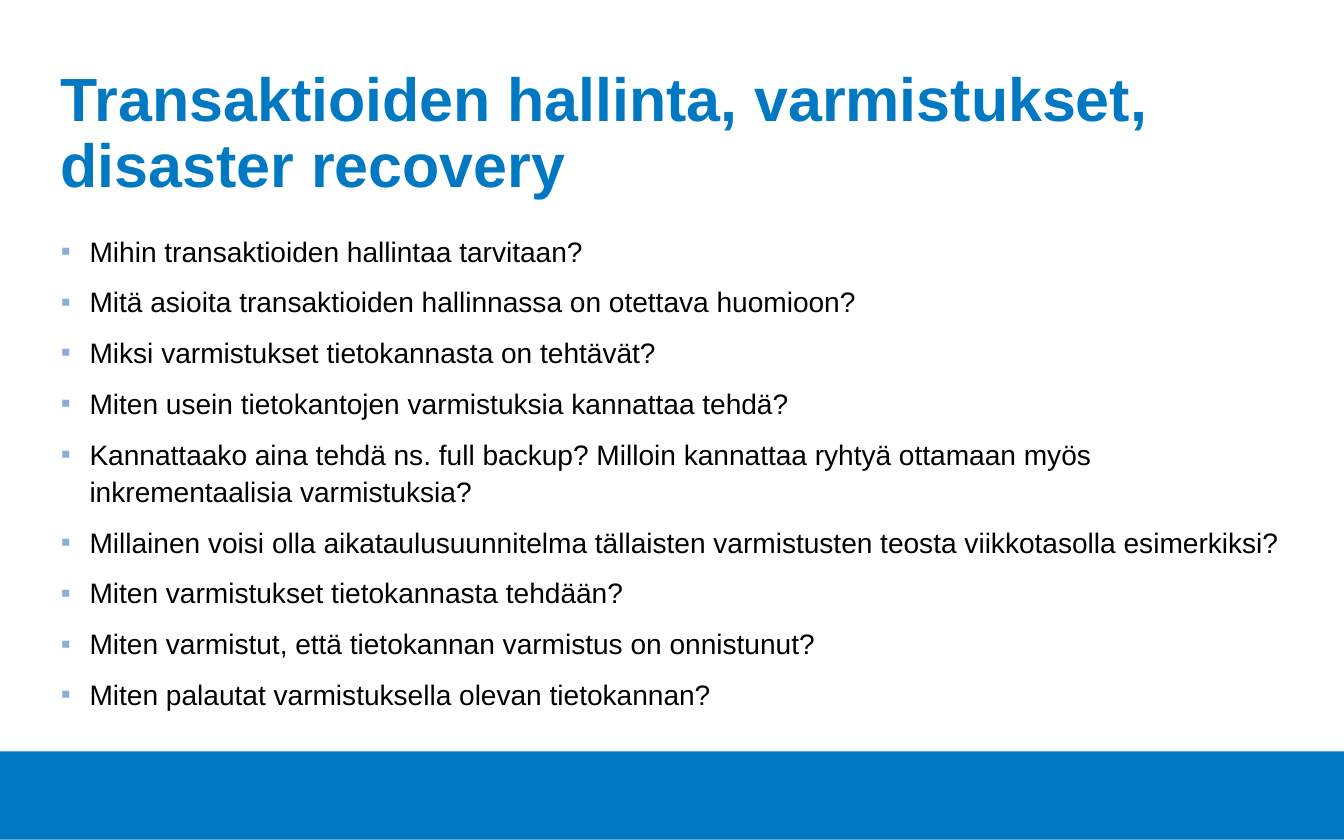
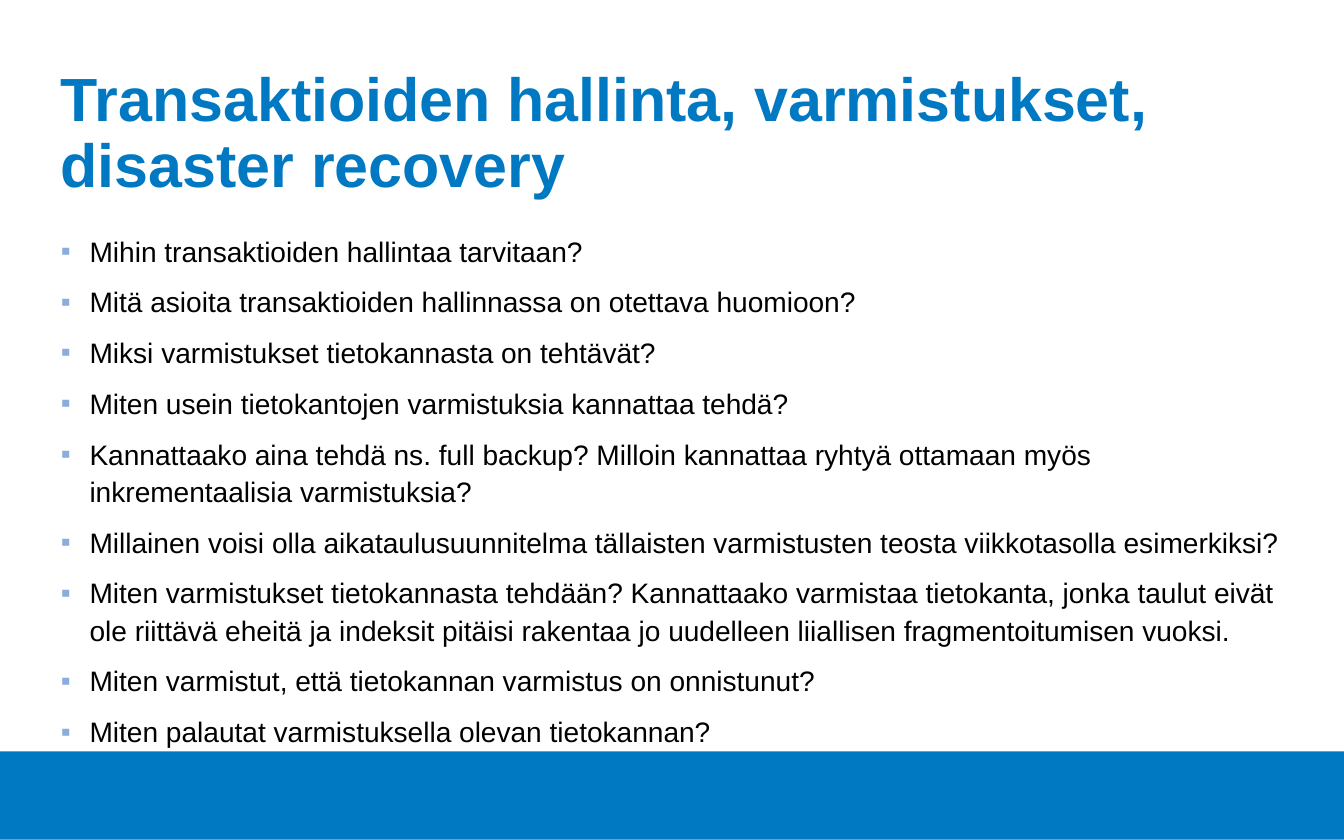
Before and after one commit to Tietokantahallinta/Tietokantahallinta.github.io, a slide deck: slide 2 of luennot/viikko04/Luentokalvot_04.odp. Drawn at 1344x840 pixels with LibreOffice and Linux fonts; fonts in the diff are those of the drawing; background and template pictures are left out. Boxes give left, top, right and bottom in pixels: in the first picture for what was removed or moved away, otherwise in the second. Text is boxed around its words. In the diff, an @@ line names an element or a change of style, - is before the commit and + after.

```diff
--- a/luennot/viikko04/Luentokalvot_04.odp
+++ b/luennot/viikko04/Luentokalvot_04.odp
@@ text at box(90, 582, 1273, 646): text changed @@
-▪ Miten varmistukset tietokannasta tehdään?
+▪ Miten varmistukset tietokannasta tehdään? Kannattaako varmistaa tietokanta, jonka taulut eivät ole riittävä eheitä ja indeksit pitäisi rakentaa jo uudelleen liiallisen fragmentoitumisen vuoksi.
```
Also in this commit, not shown: 2 other slides changed, 2 other files.
